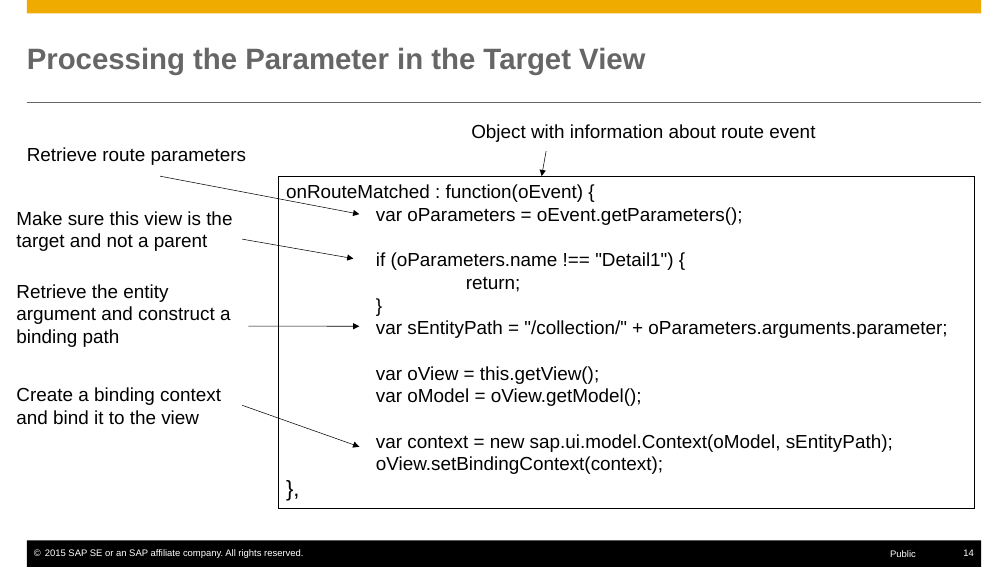
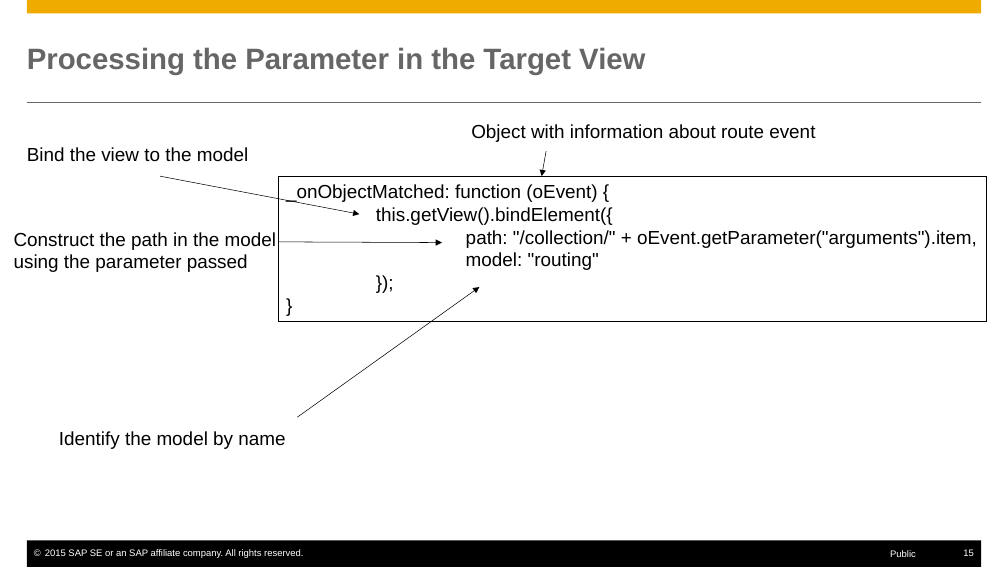
Before and after one commit to rosshigh/UI5, a slide deck: slide 15 of Notes/SAPUI5-Routing.pptx (slide 14 before the commit). Drawn at 1008x567 pixels with LibreOffice and Linux fonts; fonts in the diff are those of the drawing. Boxes give left, top, right and bottom in pixels: in the first picture for what was removed or moved away, otherwise in the second. Text is boxed around its words. In the diff, an @@ line names an element or a change of style, - is before the commit and + after.

```diff
--- a/Notes/SAPUI5-Routing.pptx
+++ b/Notes/SAPUI5-Routing.pptx
@@ text at bbox=[27, 147, 248, 162]: text changed @@
-Retrieve route parameters
+Bind the view to the model
@@ rectangle "_onObjectMatched: function (oEvent) {": place and size @@
-rectangle "_onObjectMatched: function (oEvent) {" at bbox=[279, 176, 975, 508]
+rectangle "_onObjectMatched: function (oEvent) {" at bbox=[279, 176, 986, 321]
@@ text in rectangle at bbox=[286, 184, 977, 270]: text changed @@
-onRouteMatched : function(oEvent) {
-var oParameters = oEvent.getParameters();
-if (oParameters.name !== "Detail1") {
-return;
+_onObjectMatched: function (oEvent) {
+this.getView().bindElement({
+path: "/collection/" + oEvent.getParameter("arguments").item,
+model: "routing"
+});
@@ text at bbox=[14, 232, 276, 272]: text changed @@
-Make sure this view is the
-target and not a parent
+Construct the path in the model
+using the parameter passed
@@ arrow moved from (243, 239) - (354, 258) to (279, 242) - (442, 243) @@
@@ arrow moved from (249, 326) - (359, 326) to (297, 417) - (479, 287) @@
@@ text in rectangle at bbox=[376, 320, 947, 474]: paragraphs removed @@
-var sEntityPath = "/collection/" + oParameters.arguments.parameter;
-var oView = this.getView();
-var oModel = oView.getModel();
-var context = new sap.ui.model.Context(oModel, sEntityPath);
-oView.setBindingContext(context);
-},
@@ arrow removed from (243, 405) to (359, 447) @@
@@ text at bbox=[59, 431, 285, 449]: text changed @@
-Retrieve the entity argument and construct a binding path
-Create a binding context and bind it to the view
+Identify the model by name
@@ page number at bbox=[963, 549, 974, 556]: text changed @@
-14
+15
```
Also in this commit, not shown: 10 other slides changed, 3 slides added, 2 slides removed, 24 other files.
